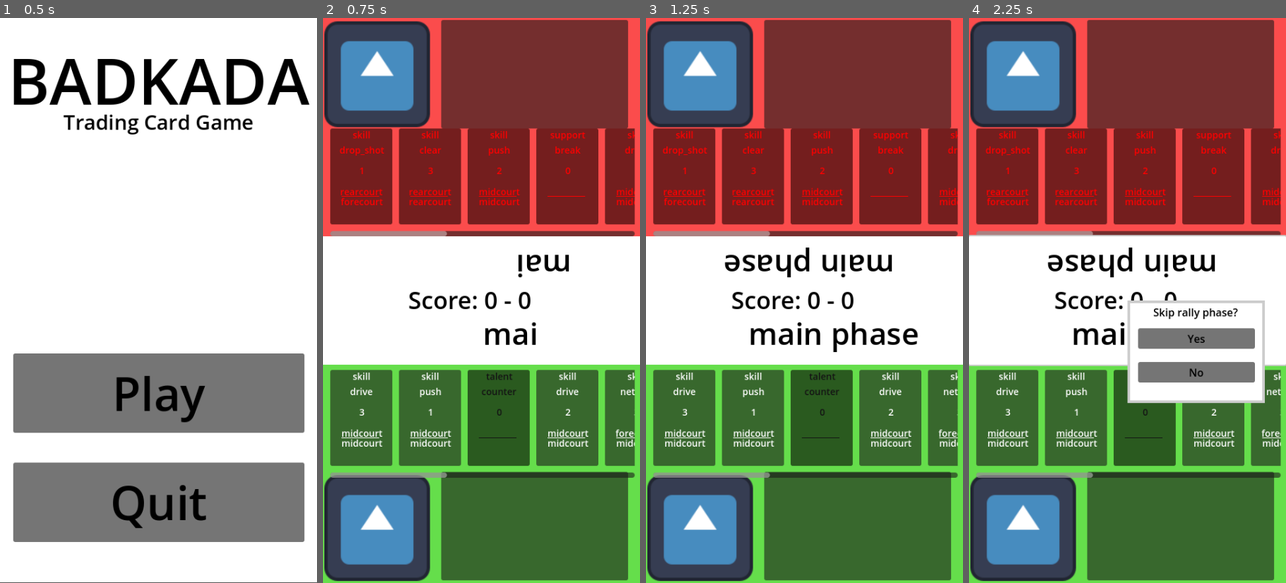
Above: before the commit, frames 1-4 (left to right).
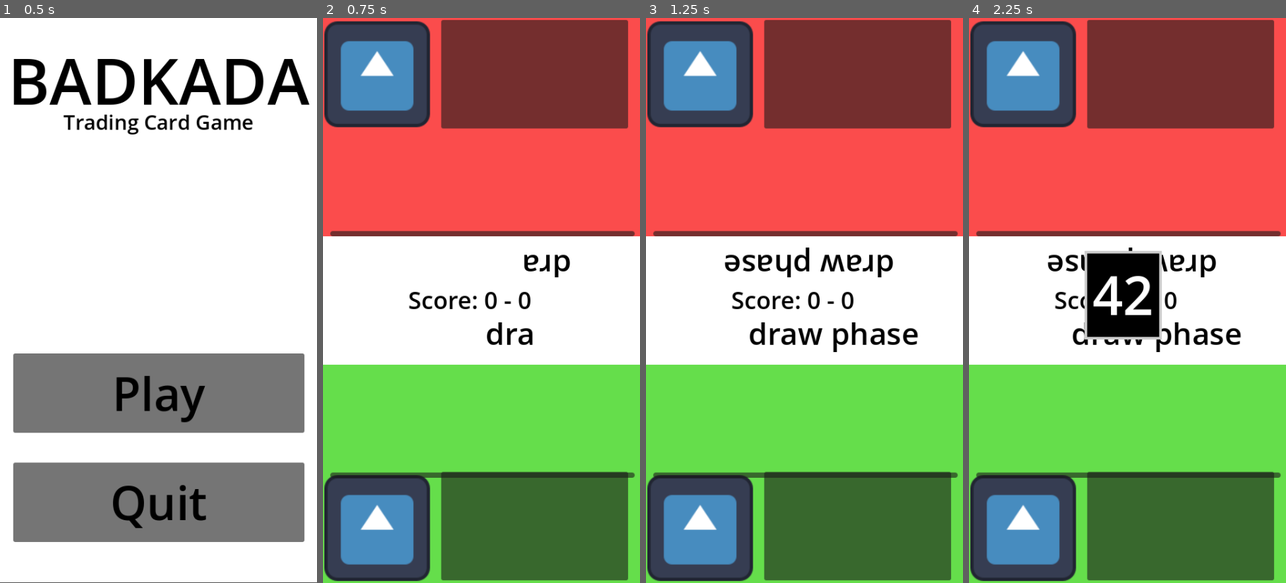
Above: after the commit, the same moments.

Repository: NotThatGhost/badkada-tcg
Game: Godot game, scene res://scenes/menus/main_menu.tscn
The game is run twice, just before and just after one commit, with the same random seed, the same clock (stepped at 60 frames per second) and the same inputs. The engine's default icon, where the game draws it, is replaced by a stand-in: a white triangle on a blue panel in a dark square.
Inputs (mouse positions are in pixels of both pictures, inside the frame that each line leads up to):
- Up to frame 1 (0.5 s): no input
- Up to frame 2 (0.75 s): click "Play" at 0.5 s
- Up to frame 3 (1.25 s): no input
- Up to frame 4 (2.25 s): move the mouse to (1111, 413) at 1.27 s; hold W 1.28-2 s; tap I at 1.35 s; click (1111, 413) at 1.42 s; right-click (1111, 413) at 1.52 s; click (1127, 300) at 2 s

Frame 1 is identical in both runs. In frame 2, 32% of the frame differs, in the area x 2-99%, y 19-82%; in frame 3, 32%; in frame 4, 37%, in the area x 0-100%, y 19-82%.

Commit message:
pre_alpha 1.4.1

Diff:
--- a/scenes/play_area/main_scene.tscn
+++ b/scenes/play_area/main_scene.tscn
@@ -12,6 +12,134 @@
 border_width_top = 4
 border_width_right = 4
 border_width_bottom = 4
+
+[sub_resource type="StyleBoxFlat" id="StyleBoxFlat_uaehk"]
+bg_color = Color(0, 0, 0, 1)
+border_width_left = 4
+border_width_top = 4
+border_width_right = 4
+border_width_bottom = 4
+
+[sub_resource type="Animation" id="Animation_denf3"]
+resource_name = "beginning_draw_animation"
+length = 5.0
+step = 0.1
+tracks/0/type = "value"
+tracks/0/imported = false
+tracks/0/enabled = true
+tracks/0/path = NodePath("DeckIcon:visible")
+tracks/0/interp = 1
+tracks/0/loop_wrap = true
+tracks/0/keys = {
+"times": PackedFloat32Array(0, 4),
+"transitions": PackedFloat32Array(1, 1),
+"update": 1,
+"values": [true, false]
+}
+tracks/1/type = "method"
+tracks/1/imported = false
+tracks/1/enabled = true
+tracks/1/path = NodePath(".")
+tracks/1/interp = 1
+tracks/1/loop_wrap = true
+tracks/1/keys = {
+"times": PackedFloat32Array(1, 1.1, 1.2, 1.3, 1.4, 1.5, 1.6, 1.7, 1.8, 1.9, 2, 2.1, 2.2, 2.3, 2.4, 2.5, 2.6, 2.7, 2.8, 2.9, 3, 3.1, 3.2, 3.3),
+"transitions": PackedFloat32Array(1, 1, 1, 1, 1, 1, 1, 1, 1, 1, 1, 1, 1, 1, 1, 1, 1, 1, 1, 1, 1, 1, 1, 1),
+"values": [{
+"args": [1, 1],
+"method": &"main_scene_draw_card"
+}, {
+"args": [2, 1],
+"method": &"main_scene_draw_card"
+}, {
+"args": [1, 1],
+"method": &"main_scene_draw_card"
+}, {
+"args": [2, 1],
+"method": &"main_scene_draw_card"
+}, {
+"args": [1, 1],
+"method": &"main_scene_draw_card"
+}, {
+"args": [2, 1],
+"method": &"main_scene_draw_card"
+}, {
+"args": [1, 1],
+"method": &"main_scene_draw_card"
+}, {
+"args": [2, 1],
+"method": &"main_scene_draw_card"
+}, {
+"args": [1, 1],
+"method": &"main_scene_draw_card"
+}, {
+"args": [2, 1],
+"method": &"main_scene_draw_card"
+}, {
+"args": [1, 1],
+"method": &"main_scene_draw_card"
+}, {
+"args": [2, 1],
+"method": &"main_scene_draw_card"
+}, {
+"args": [1, 1],
+"method": &"main_scene_draw_card"
+}, {
+"args": [2, 1],
+"method": &"main_scene_draw_card"
+}, {
+"args": [1, 1],
+"method": &"main_scene_draw_card"
+}, {
+"args": [2, 1],
+"method": &"main_scene_draw_card"
+}, {
+"args": [1, 1],
+"method": &"main_scene_draw_card"
+}, {
+"args": [2, 1],
+"method": &"main_scene_draw_card"
+}, {
+"args": [1, 1],
+"method": &"main_scene_draw_card"
+}, {
+"args": [2, 1],
+"method": &"main_scene_draw_card"
+}, {
+"args": [1, 1],
+"method": &"main_scene_draw_card"
+}, {
+"args": [2, 1],
+"method": &"main_scene_draw_card"
+}, {
+"args": [1, 1],
+"method": &"main_scene_draw_card"
+}, {
+"args": [2, 1],
+"method": &"main_scene_draw_card"
+}]
+}
+
+[sub_resource type="Animation" id="Animation_no8t4"]
+length = 0.001
+tracks/0/type = "value"
+tracks/0/imported = false
+tracks/0/enabled = true
+tracks/0/path = NodePath("DeckIcon:visible")
+tracks/0/interp = 1
+tracks/0/loop_wrap = true
+tracks/0/keys = {
+"times": PackedFloat32Array(0),
+"transitions": PackedFloat32Array(1),
+"update": 1,
+"values": [false]
+}
+
+[sub_resource type="AnimationLibrary" id="AnimationLibrary_rx5v4"]
+_data = {
+"RESET": SubResource("Animation_no8t4"),
+"beginning_draw_animation": SubResource("Animation_denf3")
+}
 
 [node name="MainScene" type="Control"]
 layout_mode = 3
@@ -222,6 +350,33 @@
 layout_mode = 2
 text = "3"
 
+[node name="DeckIcon" type="Panel" parent="."]
+visible = false
+offset_left = 175.0
+offset_top = 352.0
+offset_right = 292.0
+offset_bottom = 486.0
+theme_override_styles/panel = SubResource("StyleBoxFlat_uaehk")
+
+[node name="DECKSIZECOUNT" type="Label" parent="DeckIcon"]
+layout_mode = 1
+anchors_preset = 5
+anchor_left = 0.5
+anchor_right = 0.5
+offset_left = -47.0
+offset_top = 10.0
+offset_right = 59.0
+offset_bottom = 125.0
+grow_horizontal = 2
+theme_override_font_sizes/font_size = 81
+text = "00"
+metadata/_edit_lock_ = true
+
+[node name="MainAnimationPlayer" type="AnimationPlayer" parent="."]
+libraries = {
+"": SubResource("AnimationLibrary_rx5v4")
+}
+
 [connection signal="pressed" from="RallyChoicePopupZone/RallyChoicePopupZoneButton" to="." method="_on_rally_choice_popup_zone_button_pressed"]
 [connection signal="pressed" from="Player1DeceptionPanel/HBoxContainer/StrengthButton1" to="." method="_on_strength_button_1_pressed"]
 [connection signal="pressed" from="Player1DeceptionPanel/HBoxContainer/StrengthButton2" to="." method="_on_strength_button_2_pressed"]
--- a/scripts/entities/card.gd
+++ b/scripts/entities/card.gd
@@ -110,7 +110,7 @@
 							print("no conditions satisfied")
 	else:
 		if card_type == "skill":
-			print("one of these picky bastards isnt satisfied")
+			#print("one of these picky bastards isnt satisfied")
 			print("CAU: " +str(card_already_used), " CA: " +str(card_active), " selecting: " +str(selected))
 			#"talent":
 				#match card_owner:
@@ -246,7 +246,7 @@
 						#CardHandler.anticipate_card_in_effect = true
 					"counter":
 						CardHandler.counter_card_in_effect = true
-						print("COUNTER CARD USED BIATCH")
+						#print("COUNTER CARD USED BIATCH")
 			elif CardHandler.cancel_card_in_effect == true:
 				CardHandler.cancel_card_in_effect = false
 				print("Card canceled!")
--- a/scripts/entities/player_2_ai.gd
+++ b/scripts/entities/player_2_ai.gd
@@ -3,21 +3,35 @@
 """...and God said, 'let there be the fiddy fiddy bot'"""
 
 var active_status = true
+var temporary_power_level_buffer = 0
+var temporary_highest_power_level_card_index = 0
+var searching_for_power_advantage_card = false
 
 func _ready() -> void:
 	TurnAndPhaseHandler.connect("player_turn_changed", play)
 
 func play(unused_parameter = null):
+	await get_tree().create_timer(.5).timeout
 	if active_status == false:
 		return
 	var already_attempted_card_indexes = []
 	while TurnAndPhaseHandler.player_in_turn == 2:
 		if TurnAndPhaseHandler.player_in_turn != 2:
+			print("ai turn over")
 			return
 		var random_number = randi_range(0, $"../CardHolder_Player2".get_child_count()) - 1
+		var card_in_use =  $"../CardHolder_Player2".get_child(random_number)
 		if already_attempted_card_indexes.has(random_number) == false:
-			if $"../CardHolder_Player2".get_child(random_number).card_type == "skill" && $"../CardHolder_Player2".get_child(random_number).card_active == true:
-				$"../CardHolder_Player2".get_child(random_number).use_card()
+			if card_in_use.card_type != "talent" && card_in_use.card_active == true && card_in_use.card_area == CardHandler.player_1_current_target:
+				if card_in_use.card_type == "skill" && card_in_use.power_level >= CardHandler.player_1_current_power:
+					print("ai_FUCK YEAH")
+				else:
+					if card_in_use.card_type == "skill":
+						print("ai_LETS GET READY TO RUMBLE")
+						$"../CardHolder_Player2".get_child(search_for_highest_power_level_card_available()).use_card()
+						temporary_highest_power_level_card_index = 0
+						temporary_power_level_buffer = 0
+				card_in_use.use_card()
 				print("Player 2 AI using card: " +str($"../CardHolder_Player2".get_child(random_number)))
 				already_attempted_card_indexes.append(random_number)
 			else:
@@ -25,4 +39,13 @@
 		else:
 			pass
 		print("P2AI Card used!")
-		await get_tree().create_timer(.1).timeout
+
+
+func search_for_highest_power_level_card_available():
+	for n in $"../CardHolder_Player2".get_child_count():
+		print("ai_Checking card: " +str( $"../CardHolder_Player2".get_child(n)))
+		if $"../CardHolder_Player2".get_child(n).power_level > temporary_power_level_buffer && $"../CardHolder_Player2".get_child(n).card_active == true:
+			temporary_power_level_buffer = $"../CardHolder_Player2".get_child(n).power_level
+			temporary_highest_power_level_card_index = n
+			print("AI current power level: " +str(temporary_power_level_buffer))
+	return temporary_highest_power_level_card_index
--- a/scripts/levels_and_menus/main_scene.gd
+++ b/scripts/levels_and_menus/main_scene.gd
@@ -3,11 +3,16 @@
 const RALLY_CHOICE_POPUP_PATH = preload("res://scenes/menus/rally_choice_popup.tscn")
 
 func _ready() -> void:
+	update_phase_label_text()
+	$DeckIcon/DECKSIZECOUNT.set_text(str(CardHandler.game_use_deck.size()))
 	TurnAndPhaseHandler.connect("phase_changed", update_phase_label_text)
 	CardHandler.connect("power_select_screen_activate", activate_power_select_popup)
+	await get_tree().create_timer(1).timeout
+	$MainAnimationPlayer.play("beginning_draw_animation")
+	await $MainAnimationPlayer.animation_finished
 	TurnAndPhaseHandler.next_phase()
-	CardHandler.player_draw_new_card(1, 12)
-	CardHandler.player_draw_new_card(2, 12)
+	#CardHandler.player_draw_new_card(1, 12)
+	#CardHandler.player_draw_new_card(2, 12)
 	#CardHandler.player_draw_new_card(1, 1, null, "deception1")
 
 
@@ -16,6 +21,9 @@
 func _physics_process(delta: float) -> void:
 	pass
 
+func main_scene_draw_card(player:int, amount: int):
+	CardHandler.player_draw_new_card(player, amount)
+	$DeckIcon/DECKSIZECOUNT.set_text(str(CardHandler.game_use_deck.size()))
 
 func update_phase_label_text():
 	var tween = get_tree().create_tween()
--- a/scripts/singletons/card_handler.gd
+++ b/scripts/singletons/card_handler.gd
@@ -219,7 +219,8 @@
 				new_card.card_name = new_card_info[0]
 				new_card.card_type = new_card_info[1]
 				new_card.card_owner = player
-				new_card.name = new_card.card_name
+				#new_card.card_name
+				new_card.name = permanent_deck2.find_key(new_card_info)
 				if new_card.card_type == "skill":
 					new_card.power_level = new_card_info[2]
 				emit_signal("player_draw_card", player, new_card)
@@ -239,8 +240,8 @@
 		new_card.card_name = new_card_info[0]
 		new_card.card_type = new_card_info[1]
 		new_card.card_owner = player
-
-		new_card.name = new_card.card_name
+		#new_card.card_name
+		new_card.name = permanent_deck2.find_key(new_card_info)
 
 		if new_card.card_type == "skill":
 			new_card.power_level = new_card_info[2]
Not shown: 1 places in scenes/play_area/main_scene.tscn that only renumber resources
